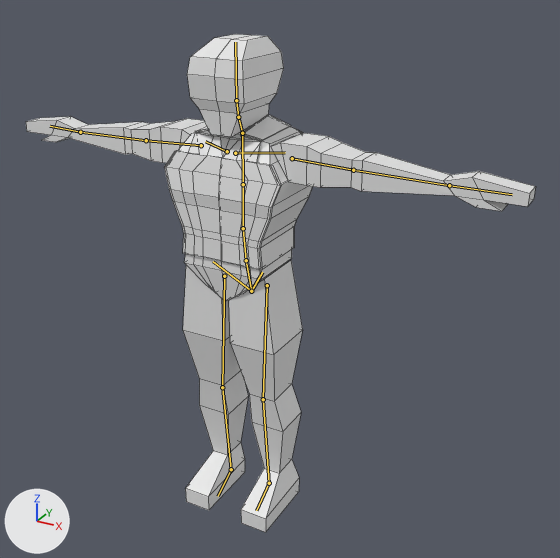
A saved change to the Blender file blender files/player_man.blend.
One viewpoint serves both versions: a camera (50 mm lens) standing at (2.25, -3.65, 3.48) and looking at (0.1, 0.26, 1.53). Arrows for +X, +Y and +Z are at lower left; the lights stay in place. The bones that bend it are drawn over the model as lines. Mesh edges are drawn as thin lines.
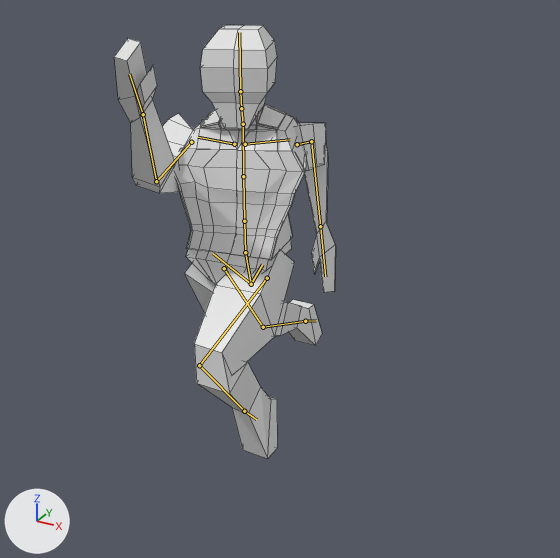
The newer file adds an action. The first version stands in its rest pose; the second is drawn at frame 3 of the action 'metarigAction'.

Pixel boxes [x1, y1, x2, y2] of what changed, in the pictures (560 x 558 px):
'Cube', posed (56% narrower): before [26, 114, 536, 532]; after [114, 38, 336, 459]
'Cube.001', posed (20% narrower): before [187, 34, 284, 138]; after [200, 25, 277, 129]
bone 'spine', root to tip: before (251, 291) to (246, 260); after (251, 284) to (245, 252)
bone 'spine.001', root to tip: before (246, 260) to (243, 228); after (245, 252) to (244, 221)
bone 'upper_arm.L', root to tip: before (292, 158) to (353, 170); after (297, 144) to (311, 141)
bone 'forearm.L', root to tip: before (353, 170) to (449, 185); after (311, 141) to (320, 226)
bone 'upper_arm.R', root to tip: before (201, 145) to (146, 140); after (191, 142) to (156, 181)
bone 'forearm.R', root to tip: before (146, 140) to (80, 132); after (156, 181) to (143, 114)
bone 'thigh.L', root to tip: before (267, 285) to (263, 399); after (267, 278) to (199, 365)
bone 'shin.L', root to tip: before (263, 399) to (269, 483); after (199, 365) to (244, 411)
bone 'foot.L', root to tip: before (269, 483) to (256, 510); after (244, 411) to (256, 419)
bone 'thigh.R', root to tip: before (224, 276) to (222, 387); after (224, 268) to (263, 327)
bone 'shin.R', root to tip: before (222, 387) to (231, 469); after (263, 327) to (305, 321)
bone 'foot.R', root to tip: before (231, 469) to (218, 496); after (305, 321) to (316, 320)

What the commit changed:
Bone 'spine' (bone_spine) moves from (0.0, 0.0, 0.0) to (0.0, 0.031, -0.008).
Bone 'spine.001' (bone_spine_001) turns from (0, 0, 0) to (-1, 22, -3) degrees about its own x, y and z.
Bone 'upper_arm.L' (bone_upper_arm_l) turns from (0, 0, 0) to (-74, 6, -94) degrees about its own x, y and z.
Bone 'forearm.L' (bone_forearm_l) turns from (0, 0, 0) to (108, -1, -16) degrees about its own x, y and z.
Bone 'upper_arm.R' (bone_upper_arm_r) turns from (0, 0, 0) to (69, 20, 76) degrees about its own x, y and z.
Bone 'forearm.R' (bone_forearm_r) turns from (0, 0, 0) to (82, -11, 9) degrees about its own x, y and z.
Bone 'thigh.L' (bone_thigh_l) turns from (0, 0, 0) to (-68, 0, 0) degrees about its own x, y and z.
Bone 'shin.L' (bone_shin_l) turns from (0, 0, 0) to (102, 0, 0) degrees about its own x, y and z.
Bone 'foot.L' (bone_foot_l) turns from (0, 0, 0) to (68, 0, 0) degrees about its own x, y and z.
Bone 'thigh.R' (bone_thigh_r) turns from (0, 0, 0) to (42, 0, 0) degrees about its own x, y and z.
Bone 'shin.R' (bone_shin_r) turns from (0, 0, 0) to (22, 0, 0) degrees about its own x, y and z.
Bone 'foot.R' (bone_foot_r) turns from (0, 0, 0) to (62, 0, 0) degrees about its own x, y and z.
